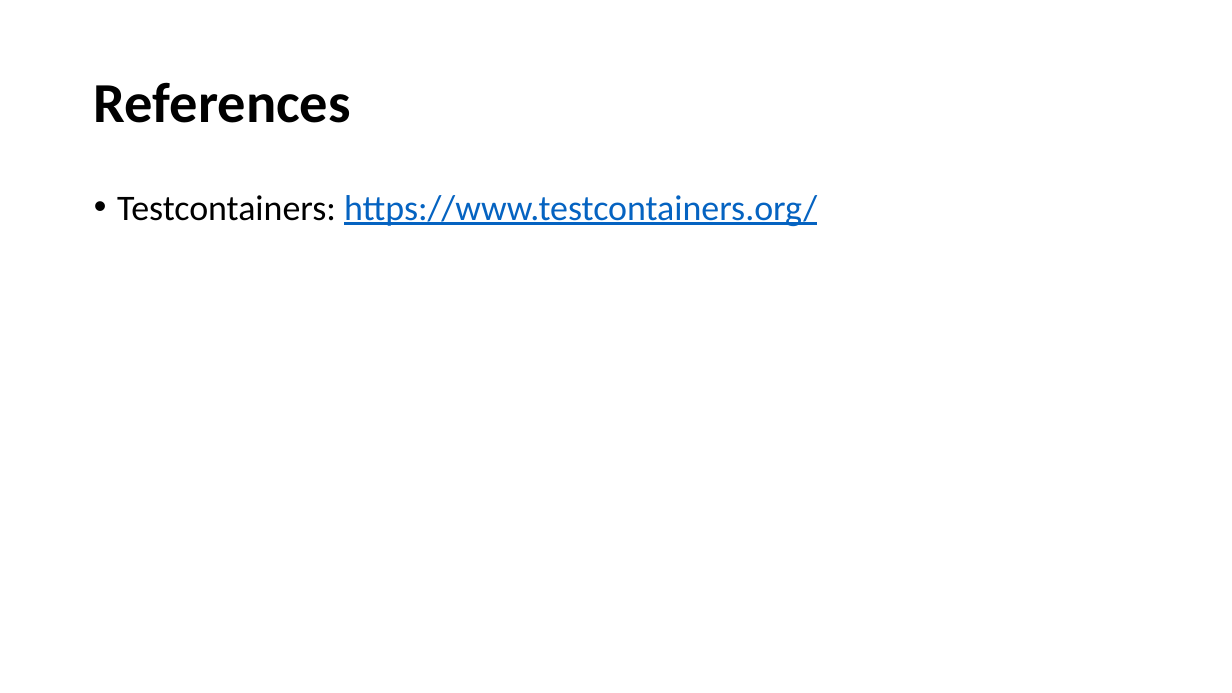
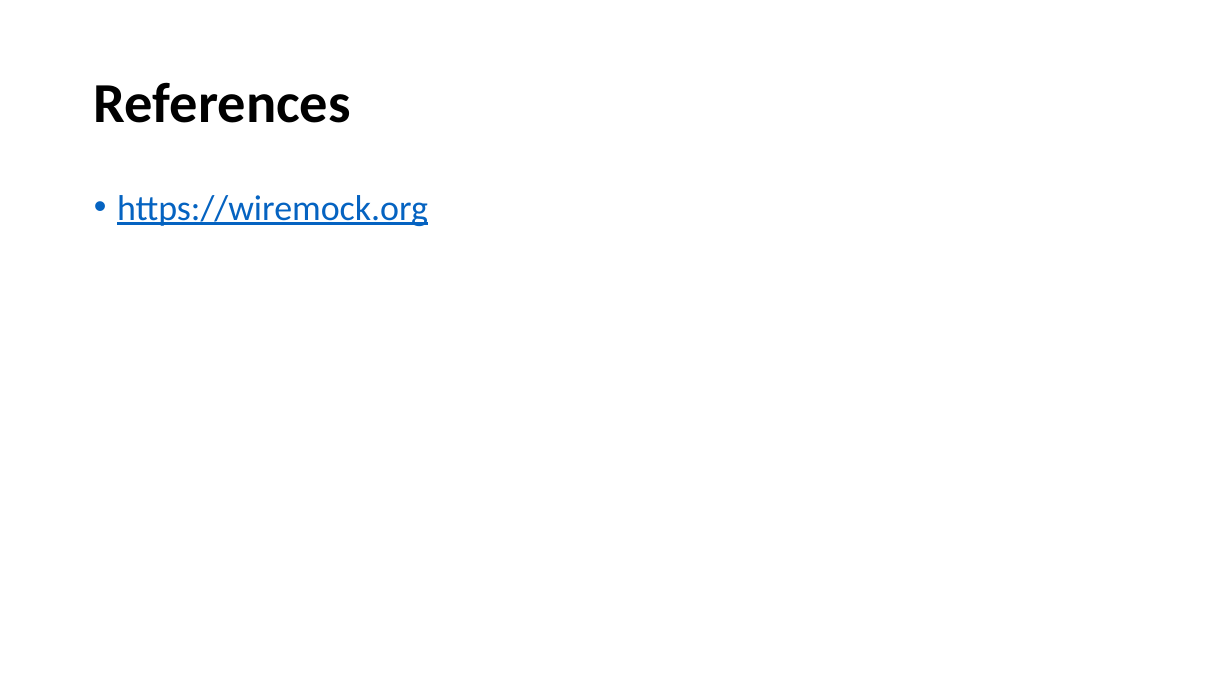
Before and after one commit to cebartling/test-driven, a slide deck: slide 7 of presentations/Introduction to WireMock.pptx (slide 9 before the commit). Drawn at 1232x693 pixels with LibreOffice and Linux fonts; fonts in the diff are those of the drawing. Boxes give left, top, right and bottom in pixels: in the first picture for what was removed or moved away, otherwise in the second. Text is boxed around its words. In the diff, an @@ line names an element or a change of style, - is before the commit and + after.

```diff
--- a/presentations/Introduction to WireMock.pptx
+++ b/presentations/Introduction to WireMock.pptx
@@ text at (117, 195, 428, 226): text changed @@
-• Testcontainers: https://www.testcontainers.org/
+• https://wiremock.org
```
Also in this commit, not shown: 3 other slides changed, 3 slides added, 5 slides removed.
